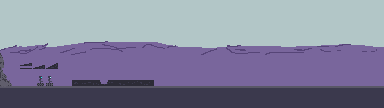
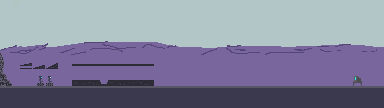
Two versions of the same layered image (384x108). Layer-by-layer changes:
added layer "Taso 8" above "Taso 1" over (353, 76, 362, 86)
painted on "Taso 1" over (0, 0, 154, 86)
